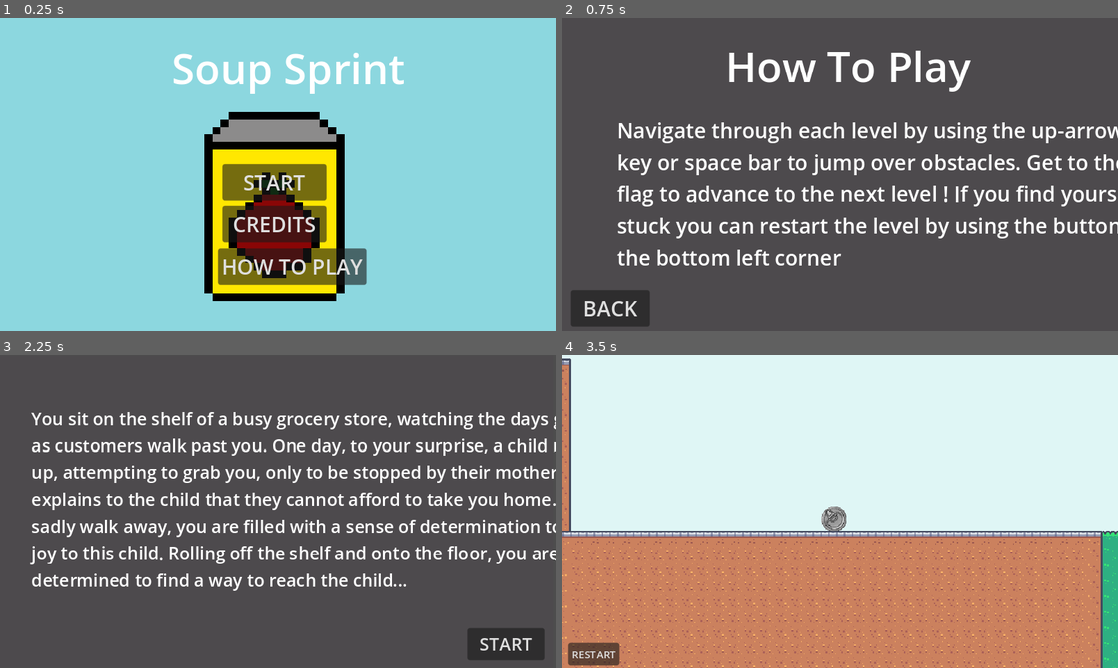
Above: before the commit, frames 1-4 (two rows, left to right).
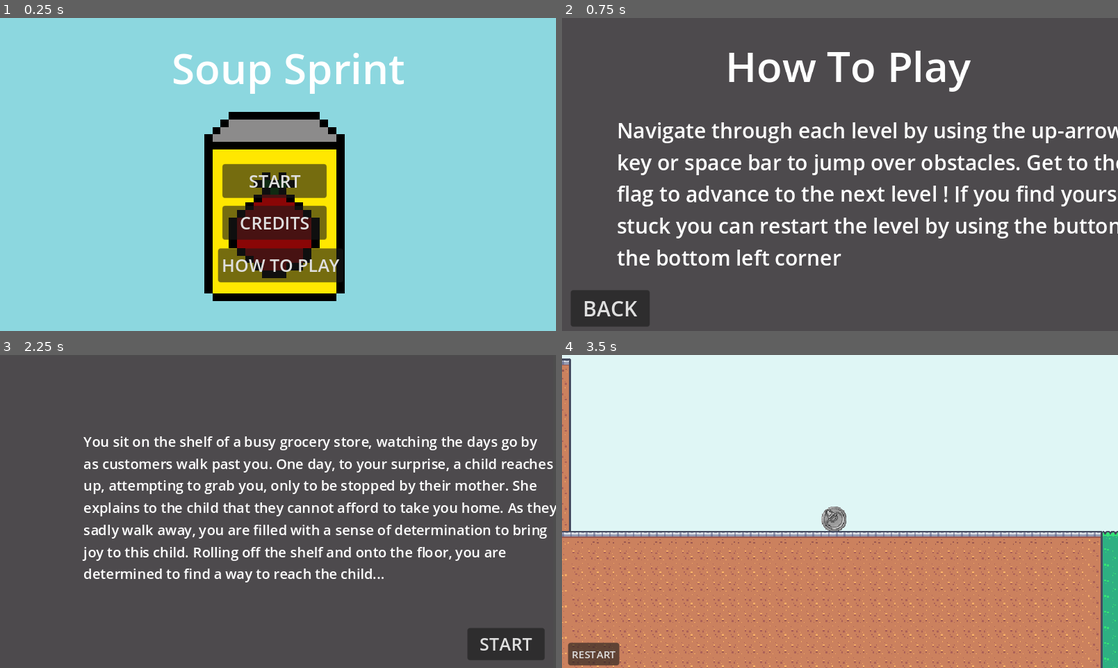
Above: after the commit, the same moments.

Repository: aleahgarcia/CSC378_Lab4
Game: Godot game, scene res://scenes/titlescreen.tscn
Two runs of this game, one before a commit and one after it. Both use one fixed random seed, a clock stepped at 60 frames per second and the inputs below.
Inputs:
- Up to frame 1 (0.25 s): no input
- Up to frame 2 (0.75 s): click "HOW TO PLAY" at 0.5 s
- Up to frame 3 (2.25 s): click "BACK" at 1.25 s; click "START" at 2 s
- Up to frame 4 (3.5 s): click "START" at 2.75 s

The runs differ from the first frame. In frame 1, 2.3% of the frame differs, in the area x 39-66%, y 50-86%; in frame 2, less than 0.1%; in frame 3, 15%, in the area x 5-100%, y 18-76%; in frame 4, nothing differs.

Commit message:
change sizes to fit

Diff:
--- a/scenes/story.tscn
+++ b/scenes/story.tscn
@@ -36,12 +36,12 @@
 
 [node name="Label" type="Label" parent="Control"]
 layout_mode = 0
-offset_left = 36.0
-offset_top = 58.0
-offset_right = 607.0
-offset_bottom = 270.0
+offset_left = 96.0
+offset_top = 87.0
+offset_right = 562.0
+offset_bottom = 265.0
 theme_override_fonts/font = SubResource("SystemFont_w5nid")
-theme_override_font_sizes/font_size = 20
+theme_override_font_sizes/font_size = 16
 text = "You sit on the shelf of a busy grocery store, watching the days go by
 as customers walk past you. One day, to your surprise, a child reaches
 up, attempting to grab you, only to be stopped by their mother. She
--- a/scenes/titlescreen.tscn
+++ b/scenes/titlescreen.tscn
@@ -67,7 +67,7 @@
 offset_bottom = 207.0
 theme = SubResource("Theme_muppy")
 theme_override_fonts/font = SubResource("SystemFont_w3x70")
-theme_override_font_sizes/font_size = 24
+theme_override_font_sizes/font_size = 20
 text = "START
 "
 script = ExtResource("1_ftwue")
@@ -80,7 +80,7 @@
 offset_right = 377.0
 offset_bottom = 255.0
 theme_override_fonts/font = SubResource("SystemFont_kn1b3")
-theme_override_font_sizes/font_size = 24
+theme_override_font_sizes/font_size = 20
 text = "CREDITS
 "
 script = SubResource("GDScript_st0fa")
@@ -93,7 +93,7 @@
 offset_right = 382.0
 offset_bottom = 304.0
 theme_override_fonts/font = SubResource("SystemFont_2lqey")
-theme_override_font_sizes/font_size = 24
+theme_override_font_sizes/font_size = 20
 text = "HOW TO PLAY"
 script = ExtResource("1_ftwue")
 
